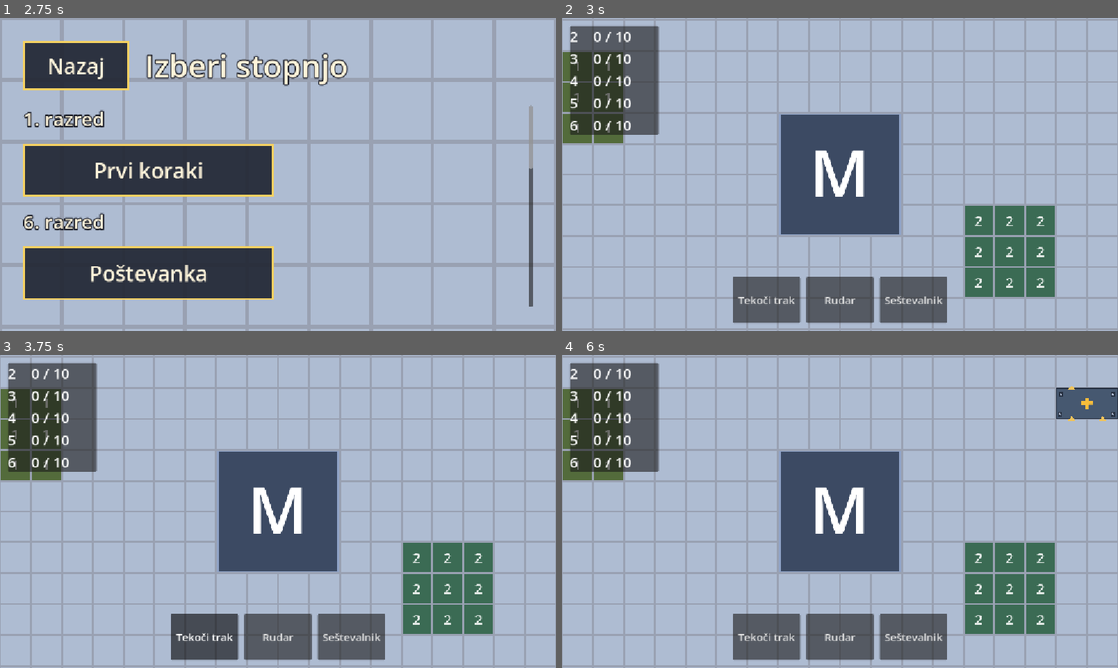
Above: before the commit, frames 1-4 (two rows, left to right).
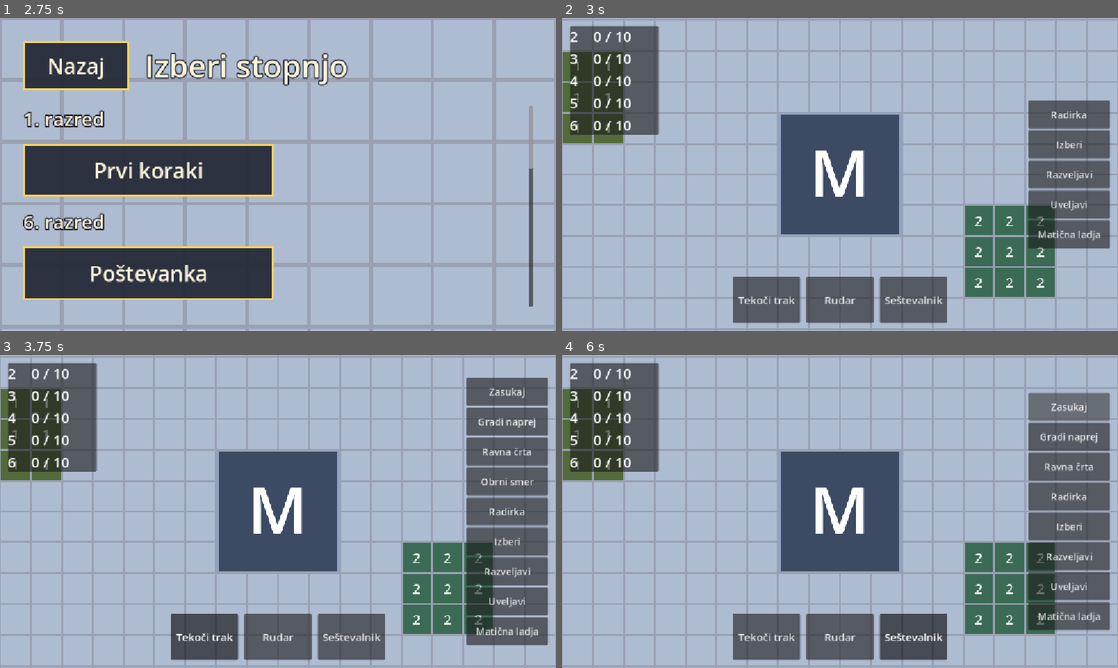
Above: after the commit, the same moments.

Repository: Maksim3l/MatFab
Game: Godot game, scene res://ui/main_menu.tscn
The game is run twice, just before and just after one commit, with the same random seed, the same clock (stepped at 60 frames per second) and the same inputs.
Inputs (mouse positions are in pixels of both pictures, inside the frame that each line leads up to):
- Up to frame 1 (2.75 s): click "Igraj" at 0.5 s; click "Nazaj" at 1.25 s; click "Igraj" at 2 s
- Up to frame 2 (3 s): click "Prvi koraki" at 2.75 s
- Up to frame 3 (3.75 s): click "Tekoči trak" at 3.5 s
- Up to frame 4 (6 s): click "Rudar" at 4.25 s; click "Seštevalnik" at 5 s; click (1067, 408) at 5.75 s, where only the run after the commit has a clickable "Zasukaj"

Frame 1 is identical in both runs. In frame 2, 6.7% of the frame differs, in the area x 83-99%, y 26-74%; in frame 3, 12%, in the area x 83-99%, y 7-93%; in frame 4, 11%.

Commit message:
View: Add ActionBar to the play scene

Diff:
--- a/game/play.gd
+++ b/game/play.gd
@@ -2,9 +2,11 @@
 
 @onready var world_view: WorldView = $WorldView
 @onready var hud: Hud = $UiLayer/Hud
+@onready var action_bar: ActionBar = $UiLayer/ActionBar
 
 
 func _ready() -> void:
 	world_view.show_sim(Game.sim, Game.clock, Game.level.buildable)
 	hud.show_goals(Game.sim.tracker)
 	hud.show_toolbar(world_view.build_tool)
+	action_bar.show_tool(world_view.build_tool, Registry.controls_sorted)
--- a/game/play.tscn
+++ b/game/play.tscn
@@ -3,6 +3,7 @@
 [ext_resource type="Script" path="res://game/play.gd" id="1_play"]
 [ext_resource type="PackedScene" path="res://view/world_view.tscn" id="2_world"]
 [ext_resource type="PackedScene" path="res://ui/hud.tscn" id="3_hud"]
+[ext_resource type="PackedScene" path="res://ui/action_bar.tscn" id="4_bar"]
 
 [node name="Play" type="Node"]
 script = ExtResource("1_play")
@@ -12,3 +13,5 @@
 [node name="UiLayer" type="CanvasLayer" parent="."]
 
 [node name="Hud" parent="UiLayer" instance=ExtResource("3_hud")]
+
+[node name="ActionBar" parent="UiLayer" instance=ExtResource("4_bar")]
